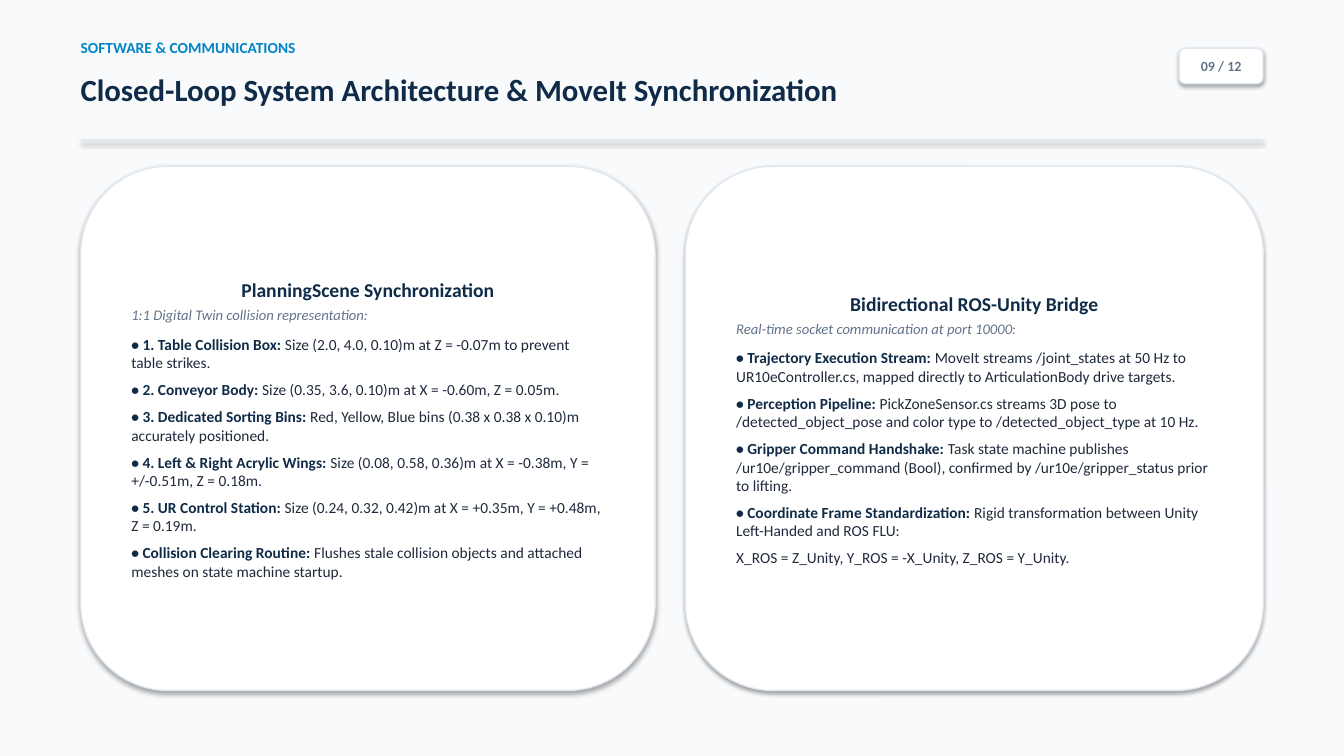
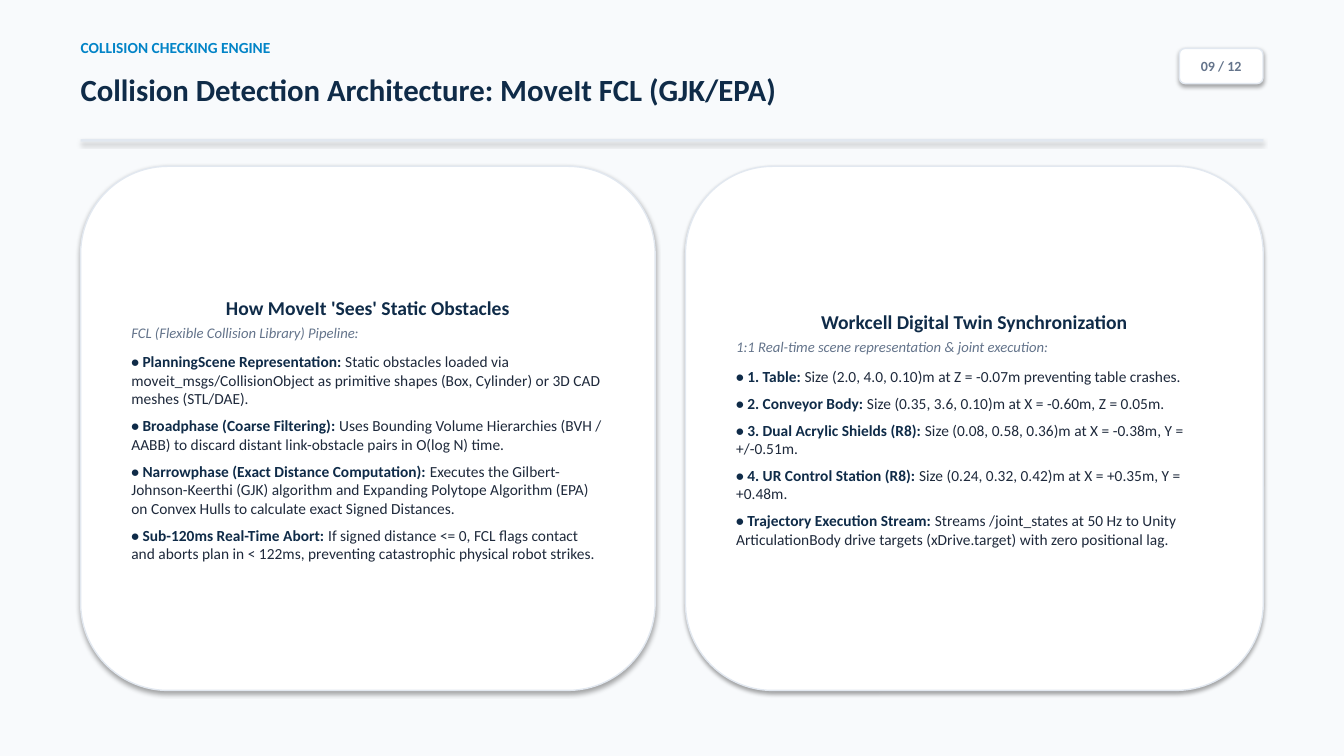
Before and after one commit to Aqikop/VGU26-Project-UC8, a slide deck: slide 9 of docs/week06/UC8_Week06_Presentation.pptx. Drawn at 1344x756 pixels with LibreOffice and Linux fonts; fonts in the diff are those of the drawing. Boxes give left, top, right and bottom in pixels: in the first picture for what was removed or moved away, otherwise in the second. Text is boxed around its words. In the diff, an @@ line names an element or a change of style, - is before the commit and + after.

Commit message:
docs(week06): enrich slides with ISO 9283, FCL GJK/EPA, and OMPL algorithms

```diff
--- a/docs/week06/UC8_Week06_Presentation.pptx
+++ b/docs/week06/UC8_Week06_Presentation.pptx
@@ text at [81,43,270,53]: text changed @@
-SOFTWARE & COMMUNICATIONS
+COLLISION CHECKING ENGINE
@@ text at [81,78,776,106]: text changed @@
-Closed-Loop System Architecture & MoveIt Synchronization
+Collision Detection Architecture: MoveIt FCL (GJK/EPA)
@@ text in rounded rectangle at [131,301,600,562]: text changed @@
-PlanningScene Synchronization
-1:1 Digital Twin collision representation:
-• 1. Table Collision Box: Size (2.0, 4.0, 0.10)m at Z = -0.07m to prevent table strikes.
-• 2. Conveyor Body: Size (0.35, 3.6, 0.10)m at X = -0.60m, Z = 0.05m.
-• 3. Dedicated Sorting Bins: Red, Yellow, Blue bins (0.38 x 0.38 x 0.10)m accurately positioned.
-• 4. Left & Right Acrylic Wings: Size (0.08, 0.58, 0.36)m at X = -0.38m, Y = +/-0.51m, Z = 0.18m.
-• 5. UR Control Station: Size (0.24, 0.32, 0.42)m at X = +0.35m, Y = +0.48m, Z = 0.19m.
-• Collision Clearing Routine: Flushes stale collision objects and attached meshes on state machine startup.
+How MoveIt 'Sees' Static Obstacles
+FCL (Flexible Collision Library) Pipeline:
+• PlanningScene Representation: Static obstacles loaded via moveit_msgs/CollisionObject as primitive shapes (Box, Cylinder) or 3D CAD meshes (STL/DAE).
+• Broadphase (Coarse Filtering): Uses Bounding Volume Hierarchies (BVH / AABB) to discard distant link-obstacle pairs in O(log N) time.
+• Narrowphase (Exact Distance Computation): Executes the Gilbert-Johnson-Keerthi (GJK) algorithm and Expanding Polytope Algorithm (EPA) on Convex Hulls to calculate exact Signed Distances.
+• Sub-120ms Real-Time Abort: If signed distance <= 0, FCL flags contact and aborts plan in < 122ms, preventing catastrophic physical robot strikes.
@@ text in rounded rectangle at [736,315,1181,548]: text changed @@
-Bidirectional ROS-Unity Bridge
-Real-time socket communication at port 10000:
-• Trajectory Execution Stream: MoveIt streams /joint_states at 50 Hz to UR10eController.cs, mapped directly to ArticulationBody drive targets.
-• Perception Pipeline: PickZoneSensor.cs streams 3D pose to /detected_object_pose and color type to /detected_object_type at 10 Hz.
-• Gripper Command Handshake: Task state machine publishes /ur10e/gripper_command (Bool), confirmed by /ur10e/gripper_status prior to lifting.
-• Coordinate Frame Standardization: Rigid transformation between Unity Left-Handed and ROS FLU:
-X_ROS = Z_Unity, Y_ROS = -X_Unity, Z_ROS = Y_Unity.
+Workcell Digital Twin Synchronization
+1:1 Real-time scene representation & joint execution:
+• 1. Table: Size (2.0, 4.0, 0.10)m at Z = -0.07m preventing table crashes.
+• 2. Conveyor Body: Size (0.35, 3.6, 0.10)m at X = -0.60m, Z = 0.05m.
+• 3. Dual Acrylic Shields (R8): Size (0.08, 0.58, 0.36)m at X = -0.38m, Y = +/-0.51m.
+• 4. UR Control Station (R8): Size (0.24, 0.32, 0.42)m at X = +0.35m, Y = +0.48m.
+• Trajectory Execution Stream: Streams /joint_states at 50 Hz to Unity ArticulationBody drive targets (xDrive.target) with zero positional lag.
```
Also in this commit, not shown: 2 other slides changed, 1 slide added, 1 slide removed, 5 other files.
